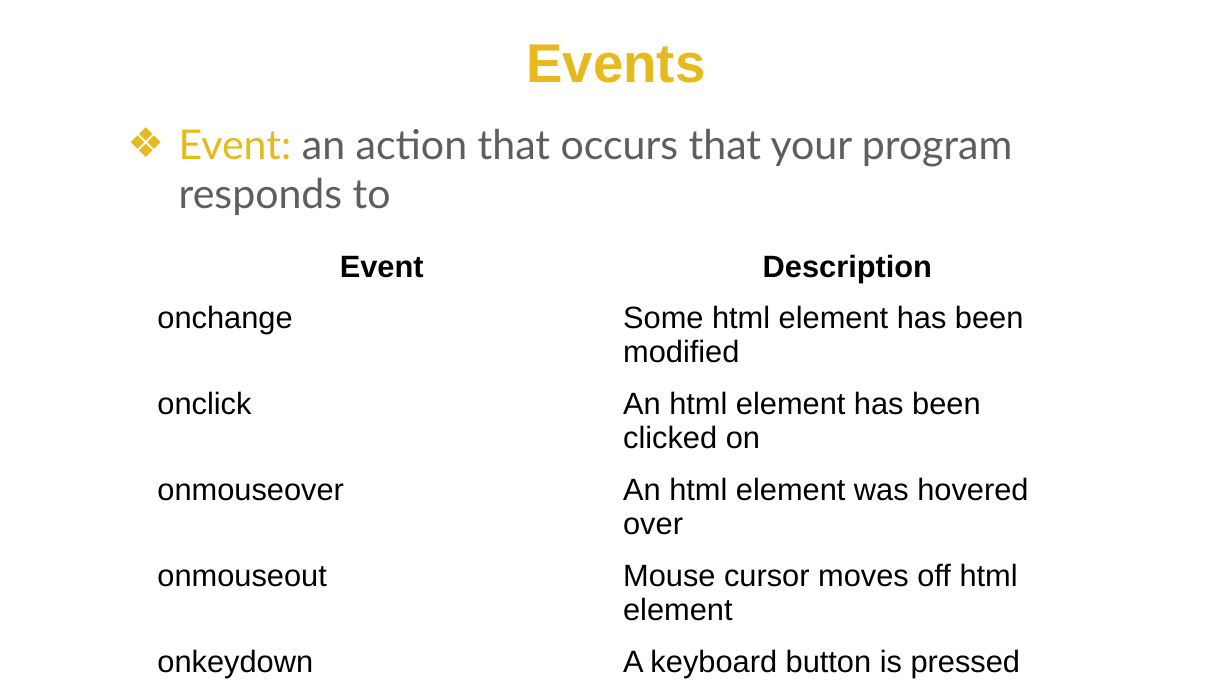
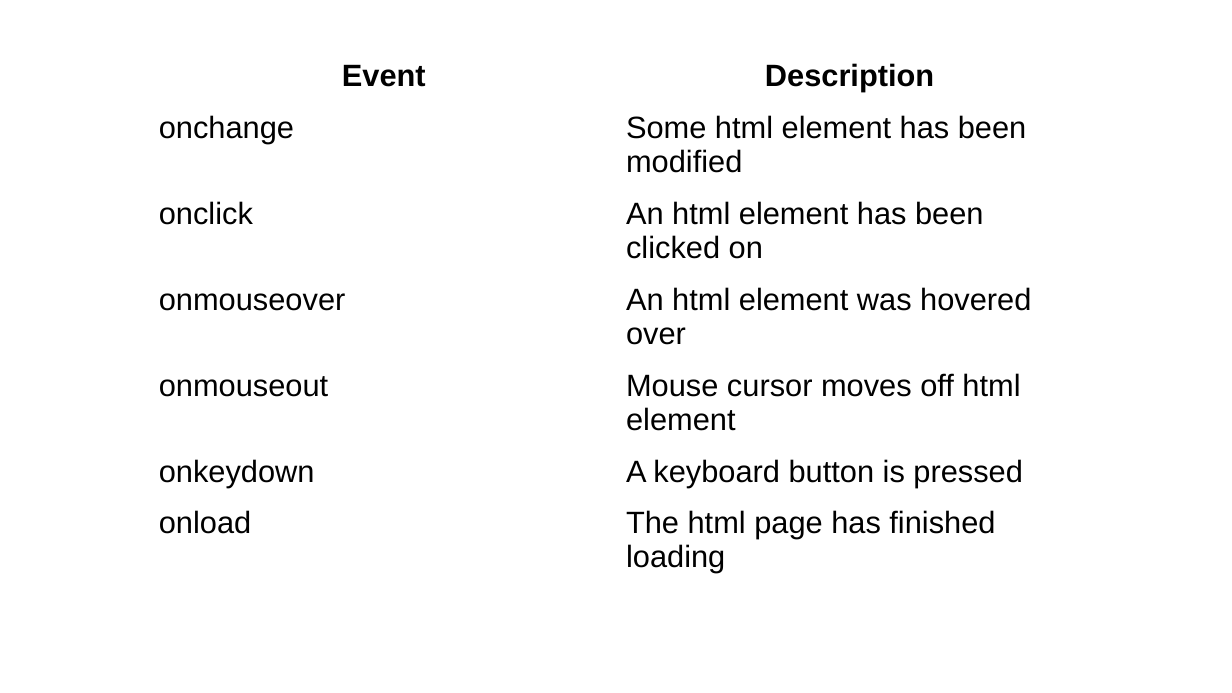
Before and after one commit to JS-RUH-1/-W01D05-JS-Lessons, a slide deck: slide 8 of JavaScript_3(Scripting&EventHandiling).pptx (slide 7 before the commit). Drawn at 1232x693 pixels with LibreOffice and Linux fonts; fonts in the diff are those of the drawing; background and template pictures are left out. Boxes give left, top, right and bottom in pixels: in the first picture for what was removed or moved away, otherwise in the second. Text is boxed around its words. In the diff, an @@ line names an element or a change of style, - is before the commit and + after.

```diff
--- a/JavaScript_3(Scripting&EventHandiling).pptx
+++ b/JavaScript_3(Scripting&EventHandiling).pptx
@@ table: place and size @@
-table at box(149, 241, 1080, 681)
+table at box(150, 50, 1081, 577)
@@ text removed at box(527, 44, 706, 83) @@
-Events
@@ text removed at box(179, 128, 1012, 215) @@
-❖ Event: an action that occurs that your program responds to
```
Also in this commit, not shown: 2 other slides changed, 2 slides added, 1 other file.
